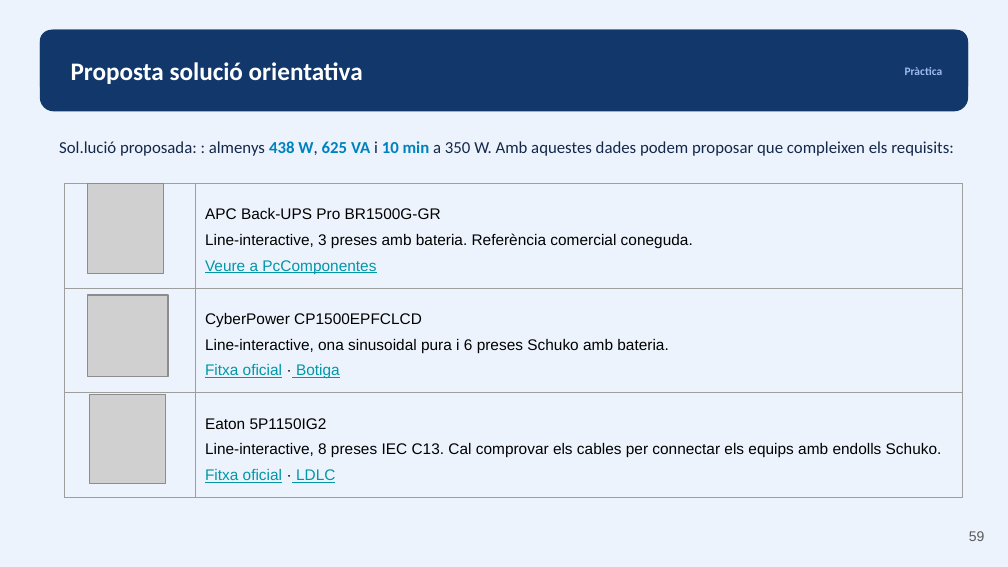
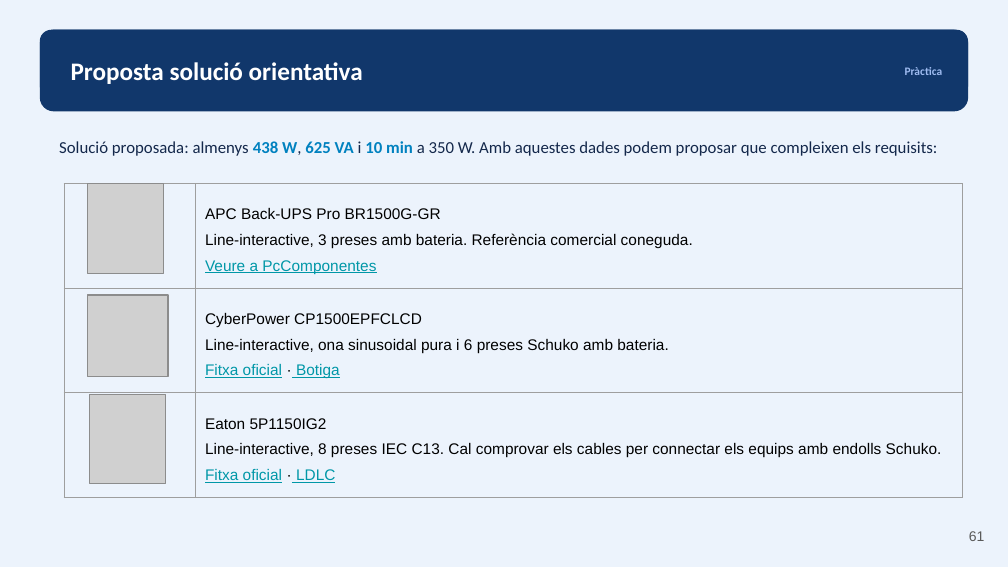
Before and after one commit to ejgutierrez74/smx-seguretat-informatica, a slide deck: slide 61 of materials-ra1/part-iii.pptx (slide 59 before the commit). Drawn at 1008x567 pixels with LibreOffice and Linux fonts; fonts in the diff are those of the drawing; grey boxes stand for pictures. Boxes give left, top, right and bottom in pixels: in the first picture for what was removed or moved away, otherwise in the second. Text is boxed around its words. In the diff, an @@ line names an element or a change of style, - is before the commit and + after.

```diff
--- a/materials-ra1/part-iii.pptx
+++ b/materials-ra1/part-iii.pptx
@@ text at box(59, 141, 937, 156): text changed @@
-Sol.lució proposada: : almenys 438 W, 625 VA i 10 min a 350 W. Amb aquestes dades podem proposar que compleixen els requisits:
+Solució proposada: almenys 438 W, 625 VA i 10 min a 350 W. Amb aquestes dades podem proposar que compleixen els requisits:
@@ page number at box(969, 531, 985, 541): text changed @@
-59
+61
```
Also in this commit, not shown: 58 other slides changed, 2 slides added, 16 other files.
